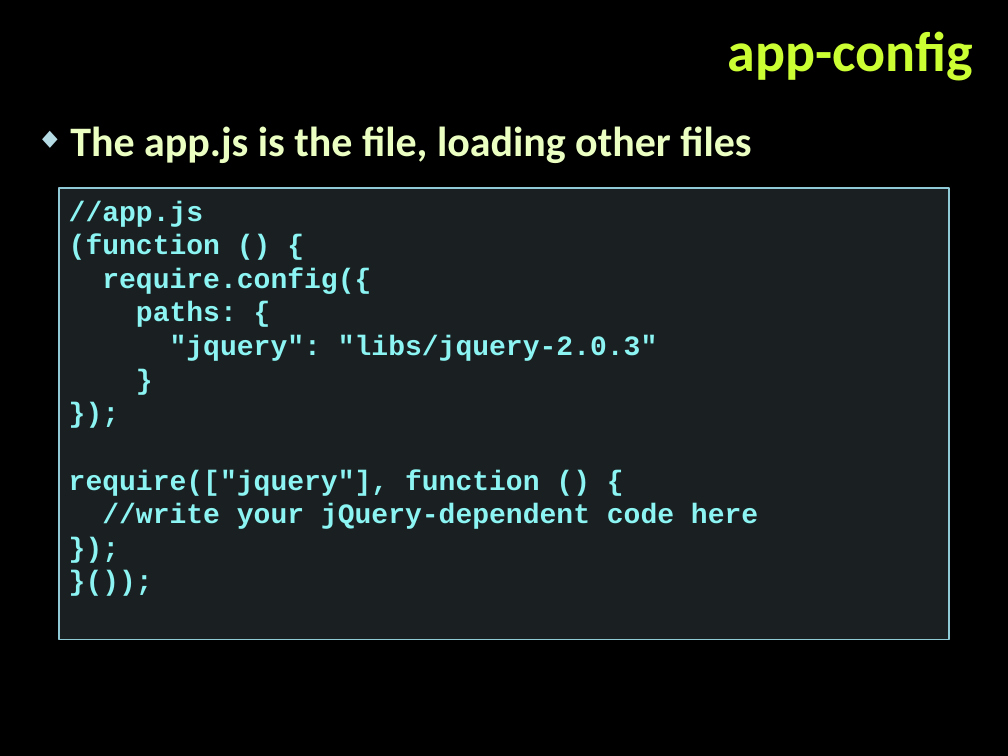
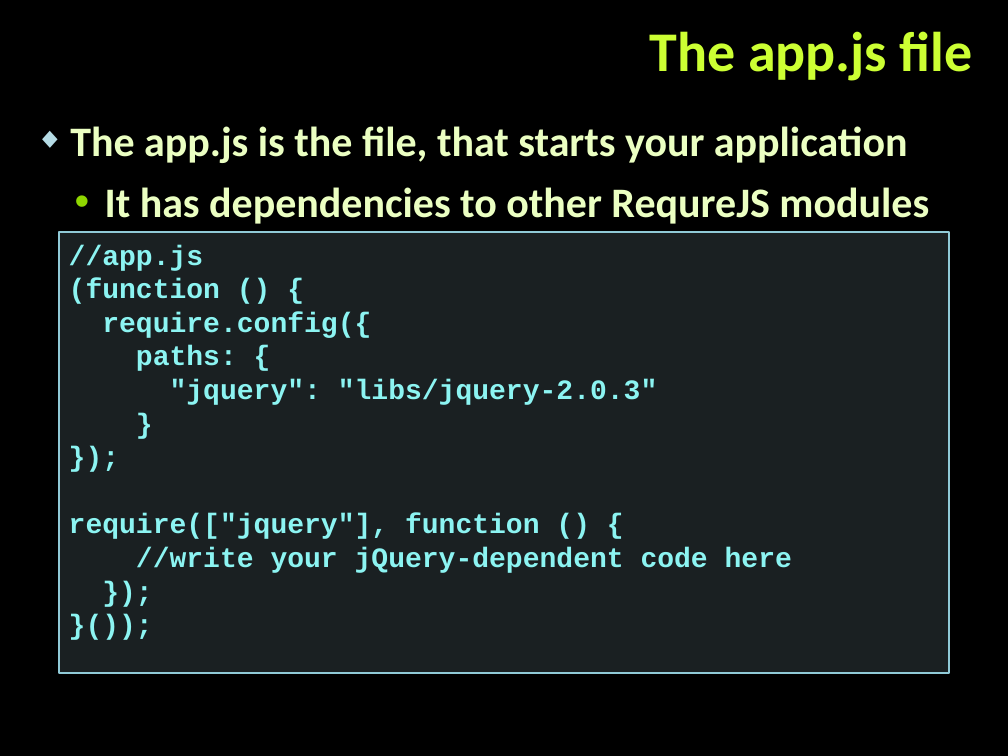
Before and after one commit to martin-nikolov/Telerik-Academy, a slide deck: slide 11 of Web Design & Development/5. JavaScript OOP/07. RequireJS/AMD-and-RequireJS.pptx (slide 8 before the commit). Drawn at 1008x756 pixels with LibreOffice and Linux fonts; fonts in the diff are those of the drawing; background and template pictures are left out. Boxes give left, top, right and bottom in pixels: in the first picture for what was removed or moved away, otherwise in the second. Text is boxed around its words. In the diff, an @@ line names an element or a change of style, - is before the commit and + after.

```diff
--- a/Web Design & Development/5. JavaScript OOP/07. RequireJS/AMD-and-RequireJS.pptx
+++ b/Web Design & Development/5. JavaScript OOP/07. RequireJS/AMD-and-RequireJS.pptx
@@ title at box(650, 31, 973, 81): text changed @@
-app-config
+The app.js file
@@ text at box(70, 126, 929, 224): text changed @@
-◆ The app.js is the file, loading other files
+◆ The app.js is the file, that starts your application
+  • It has dependencies to other RequreJS modules
@@ text "//app.js": place and size @@
-text "//app.js" at box(58, 188, 949, 640)
+text "//app.js" at box(58, 232, 949, 673)
```
Also in this commit, not shown: 8 other slides changed, 5 slides added, 3 slides removed, 19 other files.
